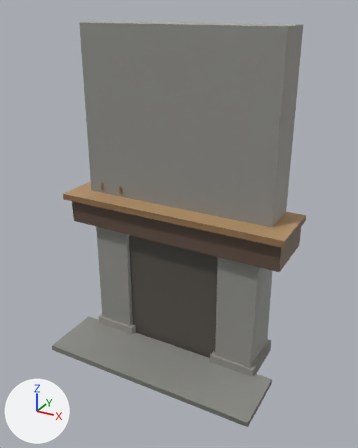
The Blender file art/kit/props/prop.wall_hearth/prop.wall_hearth.blend as it was, and as the next commit left it.
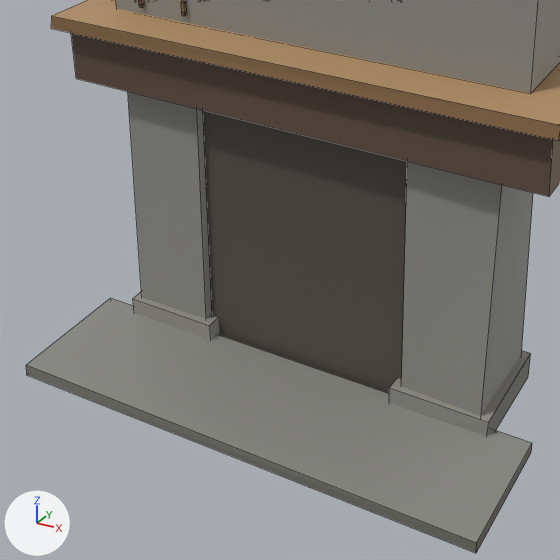
Each version is shown whole from a 50 mm camera at (1.9, -3.718, 2.965) aimed at (0.104, -0.453, 1.332), then close up on the part from 11% to 79% of the width and 42% to 96% of the height. Every picture has the same lights, and +X, +Y and +Z are marked at lower left. The last two pictures show the newer version. The close-ups show mesh edges as thin lines.

In view in the first close-up: 'prop.wall_hearth'.
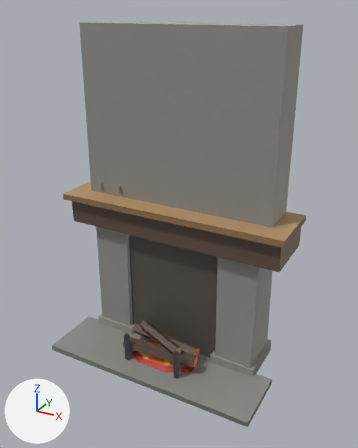
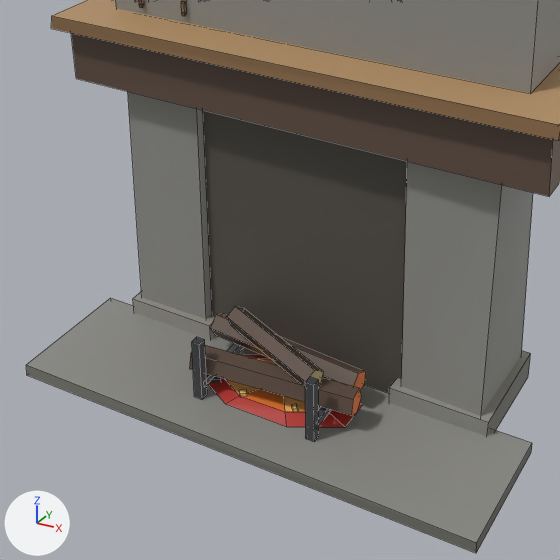
Patch to the scene script:
```diff
--- a/art/kit/props/prop.wall_hearth/prop.wall_hearth.blend.py
+++ b/art/kit/props/prop.wall_hearth/prop.wall_hearth.blend.py
@@ me_fire_set @@
+me_fire_set.from_pydata(...)  # 111 vertices, 77 faces; spans x -0.365..0.375, y -0.783..-0.409, z 0.042..0.309
+me_fire_set.materials.append(mat_palette)  # picture img_palette_png
@@ ob_fire_set @@
+ob_fire_set = bpy.data.objects.new('fire_set', me_fire_set)
+ob_fire_set.parent = ob_prop_wall_hearth
+ob_fire_set.location = (0.0, 0.0, 0.0)
```

Changed parts and their boxes (x1, y1, x2, y2) in the close-ups (560 x 560 px):
'fire_set', added (brown): after (189, 306, 366, 442)
